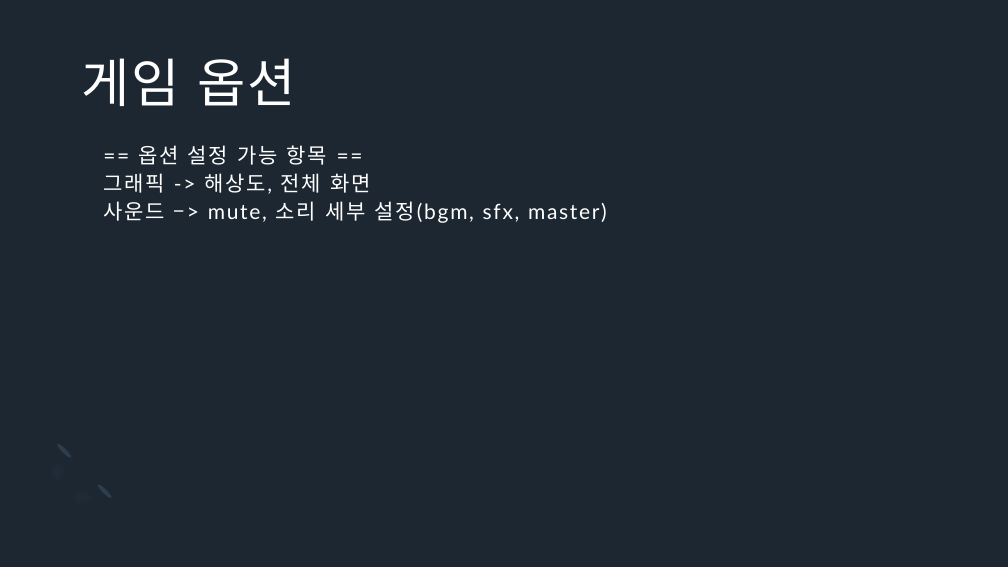
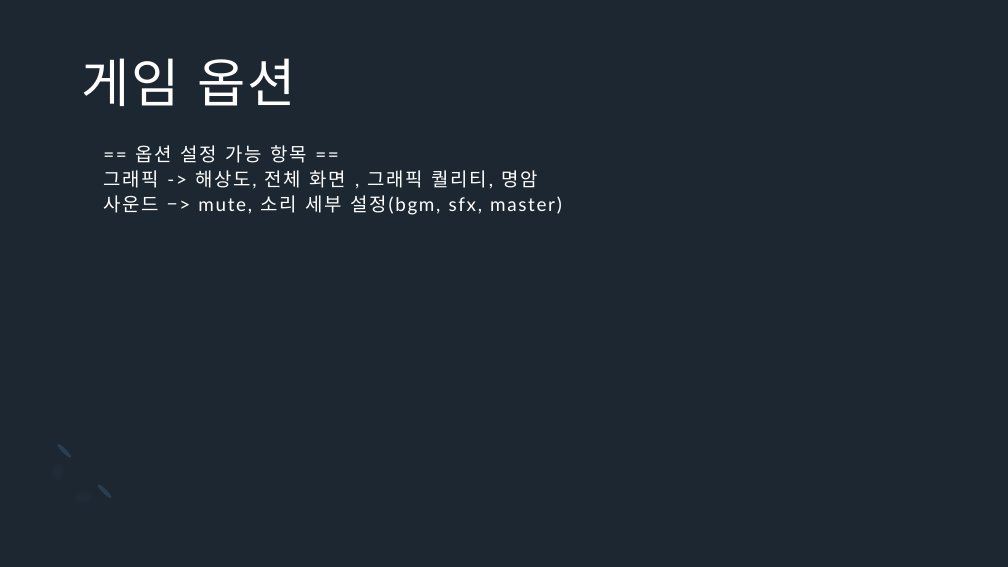
Before and after one commit to Icloy/2D_Roguelike, a slide deck: slide 16 of 기획서.pptx (slide 19 before the commit). Drawn at 1008x567 pixels with LibreOffice and Linux fonts; fonts in the diff are those of the drawing. Boxes give left, top, right and bottom in pixels: in the first picture for what was removed or moved away, otherwise in the second. Text is boxed around its words. In the diff, an @@ line names an element or a change of style, - is before the commit and + after.

```diff
--- a/기획서.pptx
+++ b/기획서.pptx
@@ title at (103, 145, 562, 215): text changed; size 20 to 18 pt @@
-== 옵션 설정 가능 항목 ==
-그래픽 -> 해상도, 전체 화면
-사운드 –> mute, 소리 세부 설정(bgm, sfx, master)
+== 옵션 설정 가능 항목 ==
+그래픽 -> 해상도, 전체 화면 , 그래픽 퀄리티, 명암
+사운드 –> mute, 소리 세부 설정(bgm, sfx, master)
```
Also in this commit, not shown: 14 other slides changed, 5 slides added, 1 slide removed.
